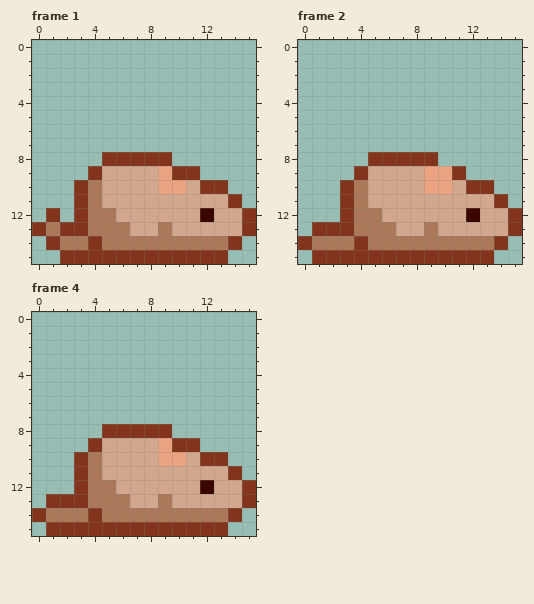
Pixel-art file: iOS/zihan/toymouse/toymouse_left.aseprite. Above is the file before it was changed.
16x16 pixels, 4 frames. Shown: frame 1, frame 2, frame 4. The commit also changed other frames, which this record leaves out.
The result:
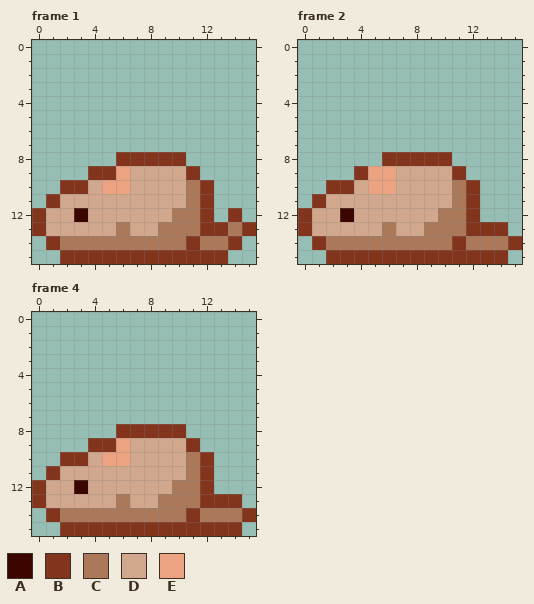
Palette (. is transparent): A #3b0600  B #82341c  C #ab7859  D #d1a88e  E #eba381
Difference:
--- frame 1
@@ x 0..15 @@
  7 ................
- 8 .....BBBBB......
- 9 ....BDDDDEBB....
-10 ...BCDDDDEEDBB..
-11 ...BCDDDDDDDDDB.
-12 .B.BCCDDDDDDADDB
-13 BCBBCCCDDCDDDDDB
-14 .BCCBCCCCCCCCCB.
+ 8 ......BBBBB.....
+ 9 ....BBEDDDDB....
+10 ..BBDEEDDDDCB...
+11 .BDDDDDDDDDCB...
+12 BDDADDDDDDCCB.B.
+13 BDDDDDCDDCCCBBCB
+14 .BCCCCCCCCCBCCB.
 15 ..BBBBBBBBBBBB..
--- frame 2
@@ x 0..15 @@
  7 ................
- 8 .....BBBBB......
- 9 ....BDDDDEEB....
-10 ...BCDDDDEEDBB..
-11 ...BCDDDDDDDDDB.
-12 ...BCCDDDDDDADDB
-13 .BBBCCCDDCDDDDDB
-14 BCCCBCCCCCCCCCB.
-15 .BBBBBBBBBBBBB..
+ 8 ......BBBBB.....
+ 9 ....BEEDDDDB....
+10 ..BBDEEDDDDCB...
+11 .BDDDDDDDDDCB...
+12 BDDADDDDDDCCB...
+13 BDDDDDCDDCCCBBB.
+14 .BCCCCCCCCCBCCCB
+15 ..BBBBBBBBBBBBB.
--- frame 4
@@ x 0..15 @@
  7 ................
- 8 .....BBBBB......
- 9 ....BDDDDEBB....
-10 ...BCDDDDEEDBB..
-11 ...BCDDDDDDDDDB.
-12 ...BCCDDDDDDADDB
-13 .BBBCCCDDCDDDDDB
-14 BCCCBCCCCCCCCCB.
-15 .BBBBBBBBBBBBB..
+ 8 ......BBBBB.....
+ 9 ....BBEDDDDB....
+10 ..BBDEEDDDDCB...
+11 .BDDDDDDDDDCB...
+12 BDDADDDDDDCCB...
+13 BDDDDDCDDCCCBBB.
+14 .BCCCCCCCCCBCCCB
+15 ..BBBBBBBBBBBBB.
Pixel boxes of the changes (left, top, right, bottom) in both pictures:
changed: (32, 152, 256, 250)
changed: (298, 152, 522, 264)
changed: (32, 424, 256, 536)
